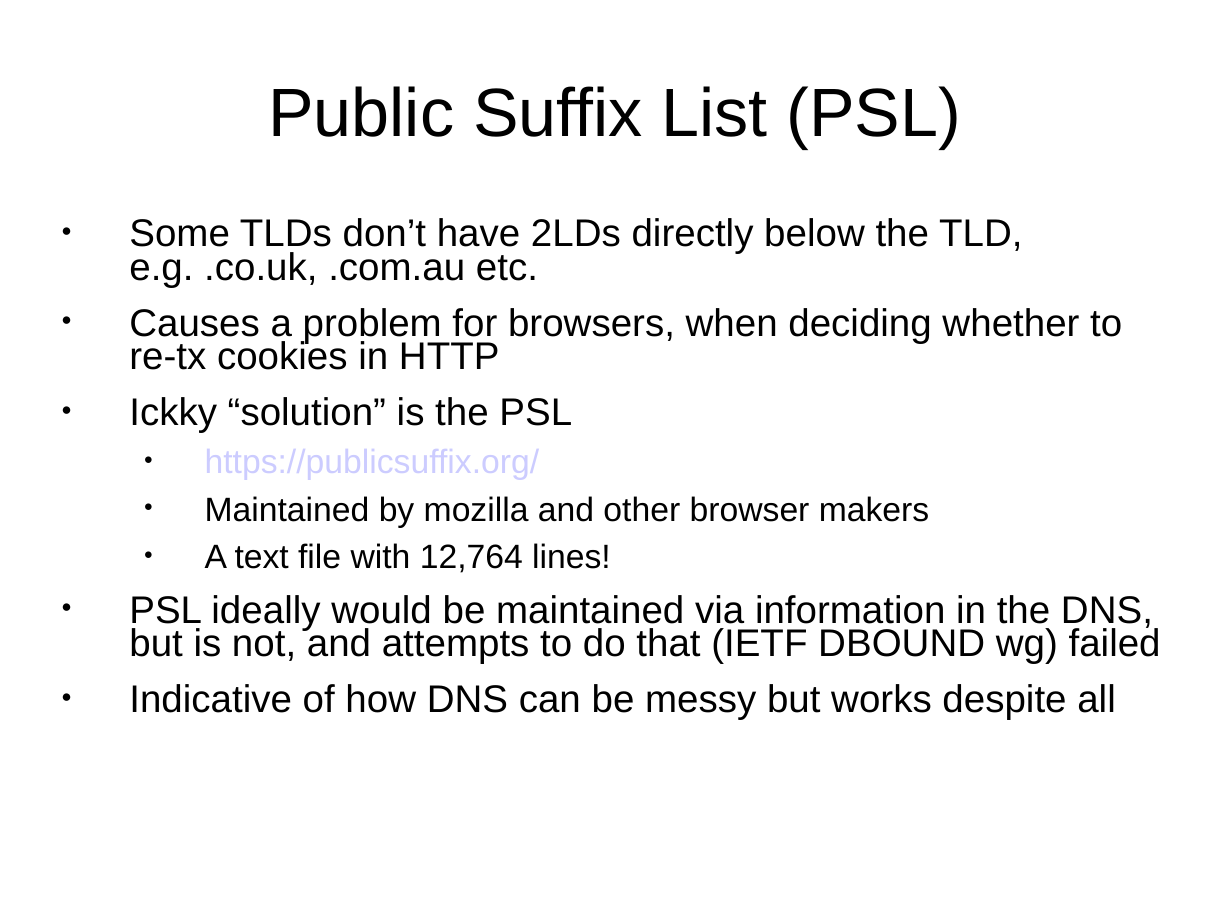
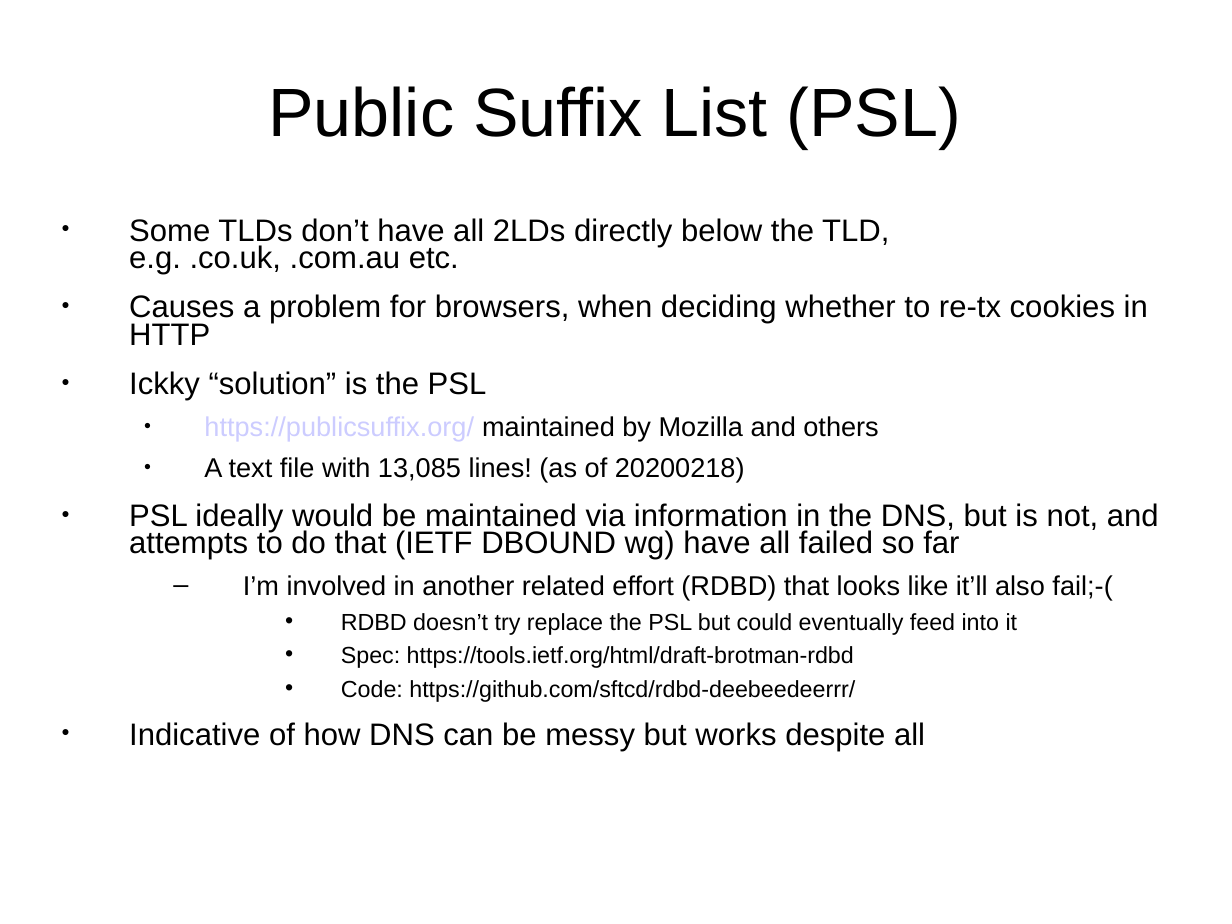
Before and after one commit to sftcd/cs7053, a slide deck: slide 7 of 2016lectures/10-dns.ppt (slide 5 before the commit). Drawn at 1232x924 pixels with LibreOffice and Linux fonts; fonts in the diff are those of the drawing. Boxes give left, top, right and bottom in pixels: in the first picture for what was removed or moved away, otherwise in the second. Text is boxed around its words. In the diff, an @@ line names an element or a change of style, - is before the commit and + after.

```diff
--- a/2016lectures/10-dns.ppt
+++ b/2016lectures/10-dns.ppt
@@ text at [129,218,889,274]: text changed; size 24.8 to 20 pt @@
-● Some TLDs don’t have 2LDs directly below the TLD, e.g. .co.uk, .com.au etc.
+● Some TLDs don’t have all 2LDs directly below the TLD, e.g. .co.uk, .com.au etc.
@@ text at [129,294,1148,751]: size 24.8 to 20 pt in "Causes a problem for browsers, when deciding ...", "Ickky “solution” is the PSL", "Indicative of how DNS can be messy ..." @@
@@ text at [129,416,1159,702]: text changed; size 24.8 to 17.5 pt @@
-  ● https://publicsuffix.org/
-  ● Maintained by mozilla and other browser makers
-  ● A text file with 12,764 lines!
-● PSL ideally would be maintained via information in the DNS, but is not, and attempts to do that (IETF DBOUND wg) failed
+  ● https://publicsuffix.org/ maintained by Mozilla and others
+  ● A text file with 13,085 lines! (as of 20200218)
+● PSL ideally would be maintained via information in the DNS, but is not, and attempts to do that (IETF DBOUND wg) have all failed so far
+  – I’m involved in another related effort (RDBD) that looks like it’ll also fail;-(
+    • RDBD doesn’t try replace the PSL but could eventually feed into it
+    • Spec: https://tools.ietf.org/html/draft-brotman-rdbd
+    • Code: https://github.com/sftcd/rdbd-deebeedeerrr/
```
Also in this commit, not shown: 14 other slides changed, 4 slides added, 2 other files.
